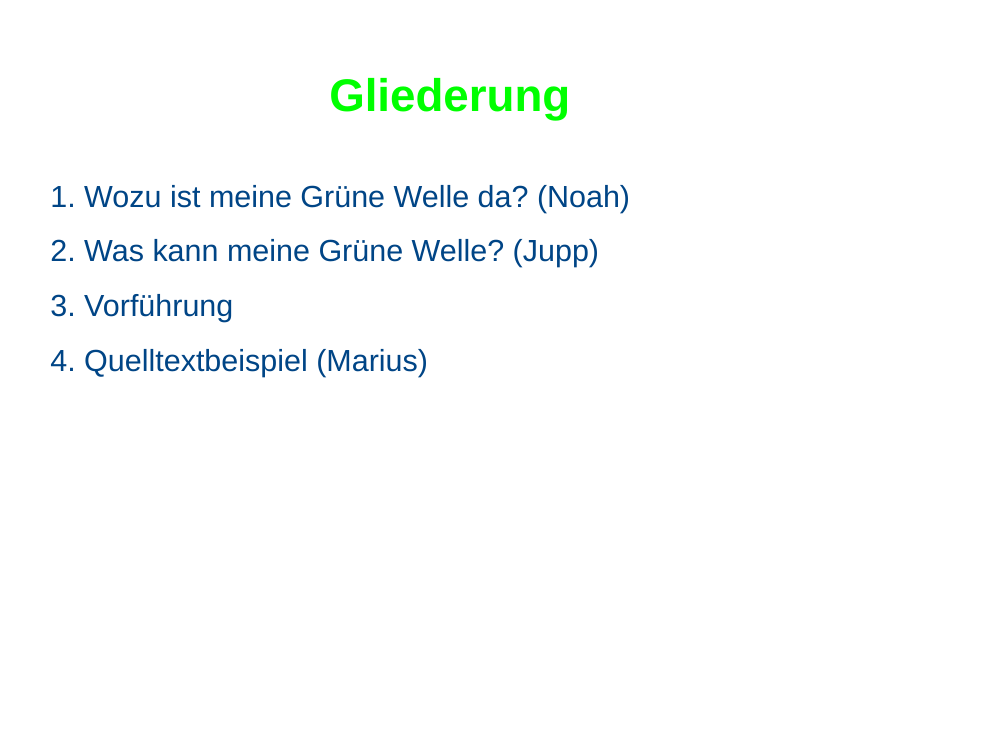
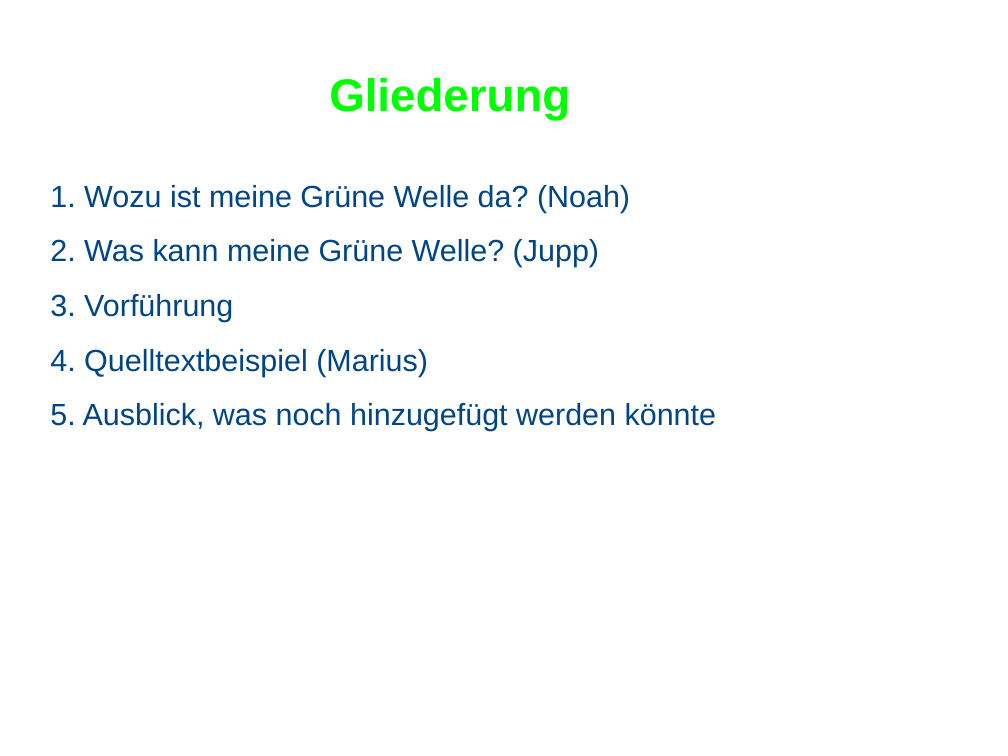
Before and after one commit to MrMariusAP/MeineGrueneWelle, a slide deck: slide 2 of app/src/main/res/Präsentation_MeineGrüneWelle.odp. Drawn at 1008x756 pixels with LibreOffice and Linux fonts; fonts in the diff are those of the drawing; background and template pictures are left out. Boxes give left, top, right and bottom in pixels: in the first picture for what was removed or moved away, otherwise in the second. Text is boxed around its words. In the diff, an @@ line names an element or a change of style, - is before the commit and + after.

```diff
--- a/app/src/main/res/Präsentation_MeineGrüneWelle.odp
+++ b/app/src/main/res/Präsentation_MeineGrüneWelle.odp
@@ text at [50, 403, 716, 431]: paragraph added @@
+5. Ausblick, was noch hinzugefügt werden könnte
```
Also in this commit, not shown: 1 slide added, 1 other file.
